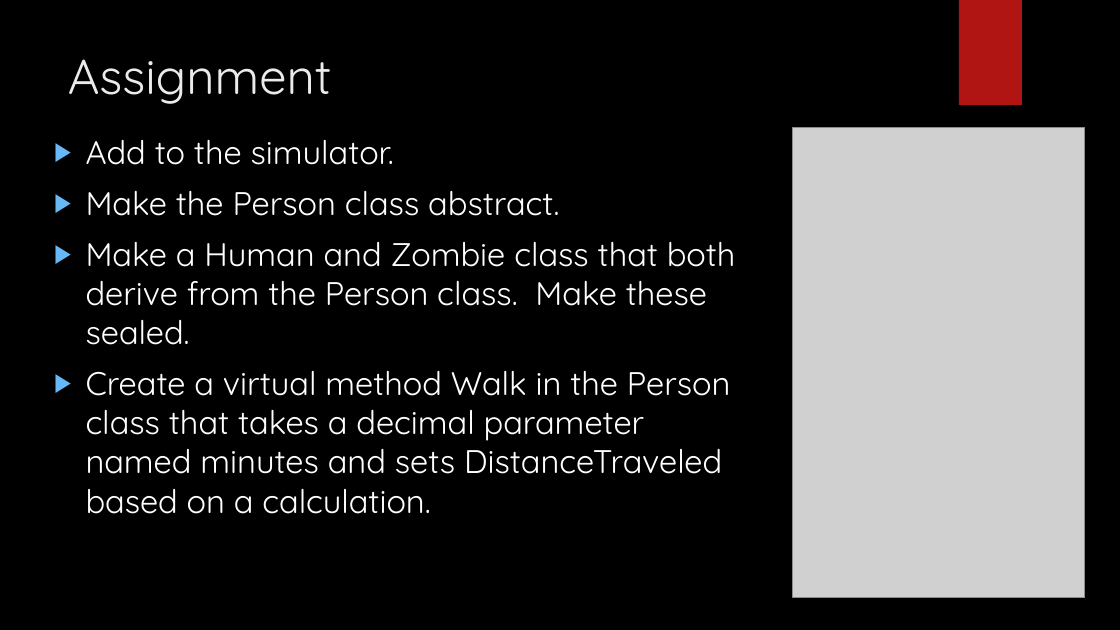
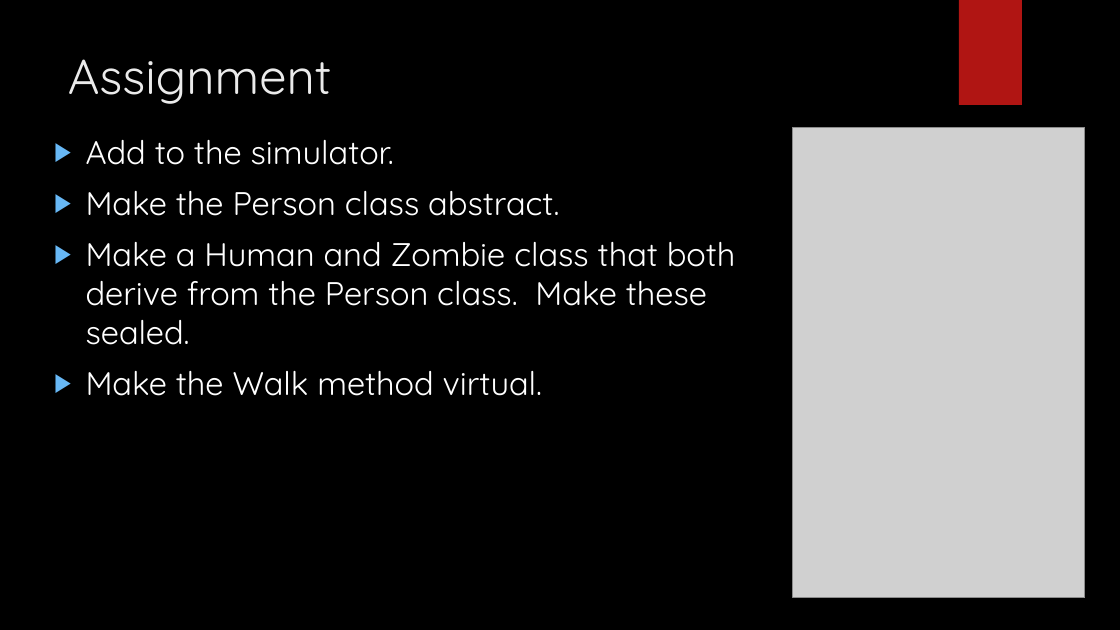
Before and after one commit to LogolsLLC/Logols-May2018, a slide deck: slide 28 of Slides/03_OOP_TrainingPlan.pptx (slide 27 before the commit). Drawn at 1120x630 pixels with LibreOffice and Linux fonts; fonts in the diff are those of the drawing; grey boxes stand for pictures; background and template pictures are left out. Boxes give left, top, right and bottom in pixels: in the first picture for what was removed or moved away, otherwise in the second. Text is boxed around its words. In the diff, an @@ line names an element or a change of style, - is before the commit and + after.

```diff
--- a/Slides/03_OOP_TrainingPlan.pptx
+++ b/Slides/03_OOP_TrainingPlan.pptx
@@ text at [86, 371, 542, 396]: text changed @@
-▶ Create a virtual method Walk in the Person class that takes a decimal parameter named minutes and sets DistanceTraveled based on a calculation.
+▶ Make the Walk method virtual.
```
Also in this commit, not shown: 3 other slides changed, 3 slides added.
